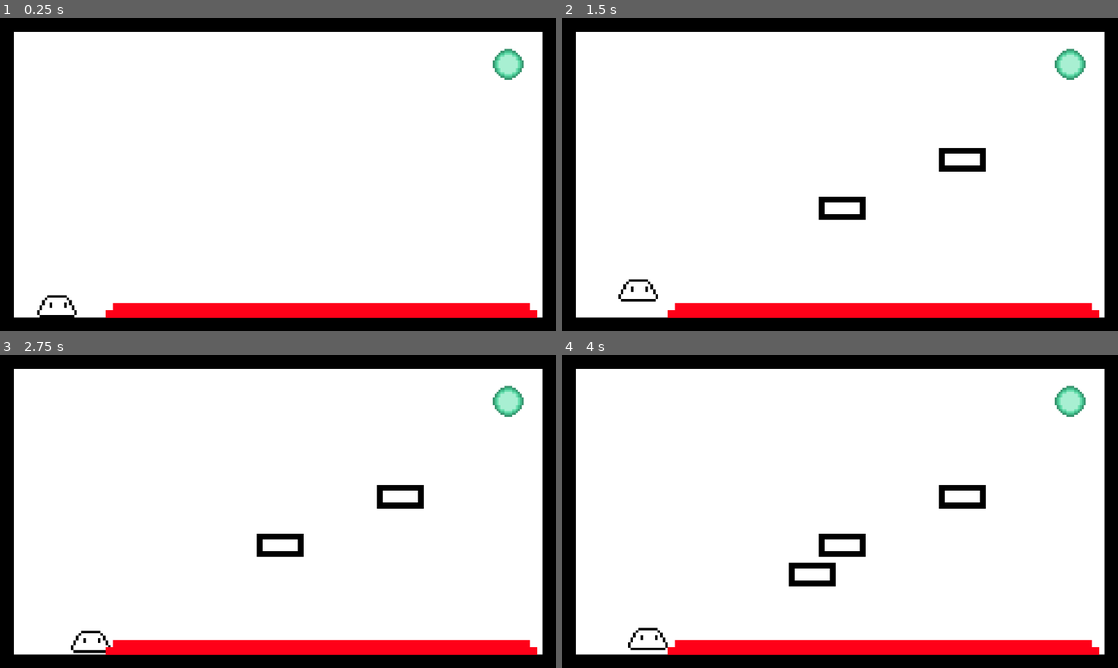
Above: before the commit, frames 1-4 (two rows, left to right).
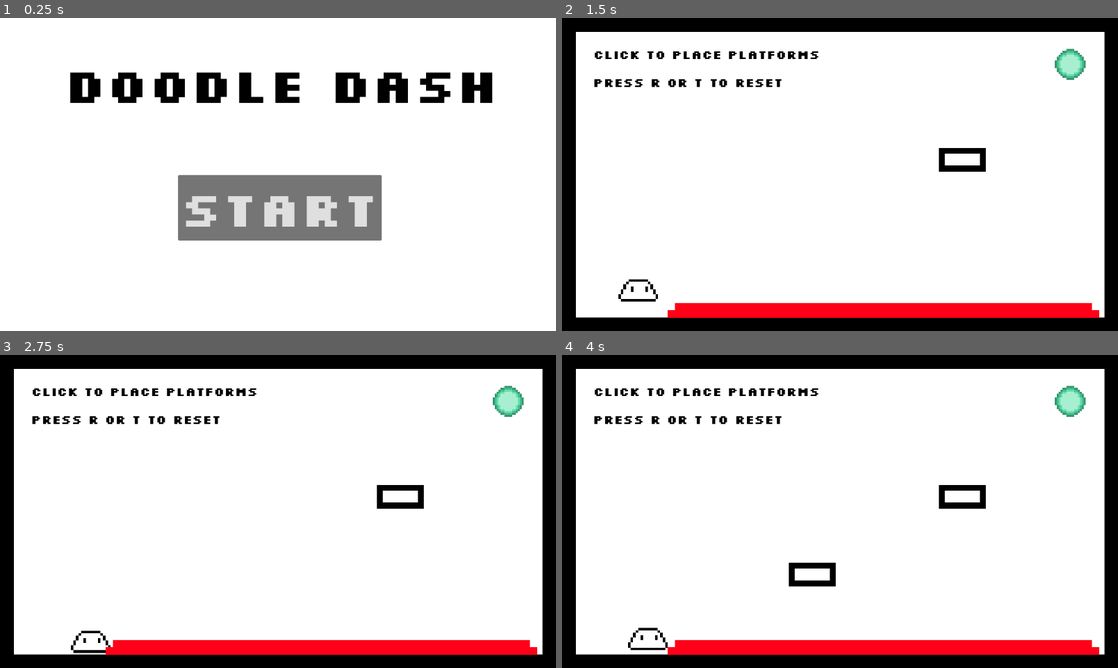
Above: after the commit, the same moments.

Repository: FireEntity1/doodle-dash
Game: Godot game, scene res://levels/title.tscn
Same seed, same stepped clock (60 frames per second), same inputs: the game is played once before the commit and once after it. Before the commit the project starts from res://levels/level1.tscn.
Inputs (mouse positions are in pixels of both pictures, inside the frame that each line leads up to):
- Up to frame 1 (0.25 s): no input
- Up to frame 2 (1.5 s): click (840, 208) at 0.5 s, where only the run after the commit has a clickable "START"; tap Enter at 1.25 s; move the mouse to (962, 158) at 1.27 s; hold D (right) from 1.28 s (still down); tap S (slam) at 1.35 s; click (962, 158) at 1.42 s
- Up to frame 3 (2.75 s): keep holding D (right); tap Space (jump) at 1.52, 2.27 s; tap Enter at 2 s; move the mouse to (166, 527) at 2.02 s; tap S (slam) at 2.1 s
- Up to frame 4 (4 s): tap Enter at 2.75, 3.5 s; move the mouse to (895, 442) at 2.77 s; release D (right) at 2.78 s; hold A (left) 2.78-3.53 s; tap S (slam) at 2.85, 3.6 s; move the mouse to (812, 574) at 3.52 s; hold D (right) from 3.53 s (still down); click (812, 574) at 3.67 s; tap Space (jump) at 3.77 s

The runs differ from the first frame. In frame 1, 29% of the frame differs, in the area x 0-100%, y 0-100%; in frame 2, 1.4%; in frame 3, 1.4%; in frame 4, 1.4%.

Commit message:
Title/Endscreen, Music, Finished levels

Diff:
--- /dev/null
+++ b/assets/theme.tres
@@ -0,0 +1,7 @@
+[gd_resource type="Theme" load_steps=2 format=3 uid="uid://bsw0gdvs7hfw"]
+
+[ext_resource type="FontFile" uid="uid://cntjrmi0lir88" path="res://assets/Silkscreen-Bold.ttf" id="1_jq3oq"]
+
+[resource]
+default_font = ExtResource("1_jq3oq")
+default_font_size = 100
--- a/components/ball.tscn
+++ b/components/ball.tscn
@@ -1,6 +1,6 @@
 [gd_scene load_steps=4 format=3 uid="uid://reeihtsiv7ao"]
 
-[ext_resource type="Texture2D" uid="uid://2f4ks7sg6byg" path="res://sprites/deathBall.png" id="1_151qg"]
+[ext_resource type="Texture2D" uid="uid://2f4ks7sg6byg" path="res://assets/deathBall.png" id="1_151qg"]
 [ext_resource type="Script" path="res://scripts/ball.gd" id="1_f3rsm"]
 
 [sub_resource type="CircleShape2D" id="CircleShape2D_i5n4q"]
--- a/components/base-bg.tscn
+++ b/components/base-bg.tscn
@@ -1,7 +1,7 @@
 [gd_scene load_steps=5 format=3 uid="uid://bv7rb008ohib4"]
 
 [ext_resource type="Script" path="res://scripts/spawn.gd" id="1_jedbq"]
-[ext_resource type="Texture2D" uid="uid://dcn67n4jxn10k" path="res://sprites/bg.png" id="1_jhxkn"]
+[ext_resource type="Texture2D" uid="uid://dcn67n4jxn10k" path="res://assets/bg.png" id="1_jhxkn"]
 
 [sub_resource type="SegmentShape2D" id="SegmentShape2D_5ftxb"]
 b = Vector2(0, 720)
--- a/components/deadzone.tscn
+++ b/components/deadzone.tscn
@@ -1,6 +1,6 @@
 [gd_scene load_steps=4 format=3 uid="uid://tlp040a7lsyw"]
 
-[ext_resource type="Texture2D" uid="uid://b5psdmjel871o" path="res://sprites/death.png" id="1_a08hl"]
+[ext_resource type="Texture2D" uid="uid://b5psdmjel871o" path="res://assets/death.png" id="1_a08hl"]
 [ext_resource type="Script" path="res://scripts/deadzone.gd" id="1_ho8p4"]
 
 [sub_resource type="RectangleShape2D" id="RectangleShape2D_fyux8"]
--- a/components/deadzoneLong.tscn
+++ b/components/deadzoneLong.tscn
@@ -1,7 +1,7 @@
 [gd_scene load_steps=4 format=3 uid="uid://be43774vddut6"]
 
 [ext_resource type="Script" path="res://scripts/deadzone.gd" id="1_8td5g"]
-[ext_resource type="Texture2D" uid="uid://dj61lwbktylr0" path="res://sprites/deathLong.png" id="1_si1sl"]
+[ext_resource type="Texture2D" uid="uid://dj61lwbktylr0" path="res://assets/deathLong.png" id="1_si1sl"]
 
 [sub_resource type="RectangleShape2D" id="RectangleShape2D_cl4pu"]
 size = Vector2(176.723, 11.1974)
--- a/components/deathPlatform.tscn
+++ b/components/deathPlatform.tscn
@@ -1,6 +1,6 @@
 [gd_scene load_steps=4 format=3 uid="uid://bus8nw4d1db74"]
 
-[ext_resource type="Texture2D" uid="uid://dp17baqnjqb4m" path="res://sprites/deathPlatform.png" id="1_1qy0l"]
+[ext_resource type="Texture2D" uid="uid://dp17baqnjqb4m" path="res://assets/deathPlatform.png" id="1_1qy0l"]
 [ext_resource type="Script" path="res://scripts/deadzone.gd" id="1_r7eni"]
 
 [sub_resource type="RectangleShape2D" id="RectangleShape2D_df0o6"]
--- a/components/endCoin.tscn
+++ b/components/endCoin.tscn
@@ -1,7 +1,7 @@
 [gd_scene load_steps=4 format=3 uid="uid://s2owvlljyh8x"]
 
 [ext_resource type="Script" path="res://scripts/endCoin.gd" id="1_56rev"]
-[ext_resource type="Texture2D" uid="uid://b3eqroamqd70y" path="res://sprites/endCoin.png" id="1_d05ng"]
+[ext_resource type="Texture2D" uid="uid://b3eqroamqd70y" path="res://assets/endCoin.png" id="1_d05ng"]
 
 [sub_resource type="CircleShape2D" id="CircleShape2D_e0liu"]
 radius = 8.0
--- /dev/null
+++ b/components/musicplayer.tscn
@@ -0,0 +1,9 @@
+[gd_scene load_steps=2 format=3 uid="uid://dmsvxqjturp2q"]
+
+[ext_resource type="AudioStream" uid="uid://b3r2ji42lnrq0" path="res://assets/music.mp3" id="1_mdsse"]
+
+[node name="musicplayer" type="Node2D"]
+
+[node name="player" type="AudioStreamPlayer2D" parent="."]
+stream = ExtResource("1_mdsse")
+autoplay = true
--- a/components/platform.tscn
+++ b/components/platform.tscn
@@ -1,6 +1,6 @@
 [gd_scene load_steps=3 format=3 uid="uid://yr3wflpmf24m"]
 
-[ext_resource type="Texture2D" uid="uid://b8bqlcyasb8a7" path="res://sprites/platform.png" id="1_40p8d"]
+[ext_resource type="Texture2D" uid="uid://b8bqlcyasb8a7" path="res://assets/platform.png" id="1_40p8d"]
 
 [sub_resource type="RectangleShape2D" id="RectangleShape2D_24idr"]
 size = Vector2(16, 8)
--- a/components/player.tscn
+++ b/components/player.tscn
@@ -1,6 +1,6 @@
 [gd_scene load_steps=4 format=3 uid="uid://b2oxusq21igbr"]
 
-[ext_resource type="Texture2D" uid="uid://blqi7143i5a1a" path="res://sprites/player.png" id="1_6s3fm"]
+[ext_resource type="Texture2D" uid="uid://blqi7143i5a1a" path="res://assets/player.png" id="1_6s3fm"]
 [ext_resource type="Script" path="res://scripts/player.gd" id="1_nq2ho"]
 
 [sub_resource type="RectangleShape2D" id="RectangleShape2D_4sa0v"]
--- /dev/null
+++ b/levels/end.tscn
@@ -0,0 +1,20 @@
+[gd_scene load_steps=2 format=3 uid="uid://cfjcn3gas5mjt"]
+
+[ext_resource type="Theme" uid="uid://bsw0gdvs7hfw" path="res://assets/theme.tres" id="1_etme7"]
+
+[node name="end" type="Node2D"]
+
+[node name="bg" type="ColorRect" parent="."]
+offset_right = 1155.0
+offset_bottom = 649.0
+
+[node name="title" type="Label" parent="."]
+offset_left = 112.0
+offset_top = 195.0
+offset_right = 1052.0
+offset_bottom = 454.0
+theme = ExtResource("1_etme7")
+theme_override_colors/font_color = Color(0, 0, 0, 1)
+text = "Thank you
+for playing!"
+horizontal_alignment = 1
--- a/levels/level1.tscn
+++ b/levels/level1.tscn
@@ -1,9 +1,10 @@
-[gd_scene load_steps=5 format=3 uid="uid://cjqtdsj3p14yx"]
+[gd_scene load_steps=6 format=3 uid="uid://cjqtdsj3p14yx"]
 
 [ext_resource type="PackedScene" uid="uid://bv7rb008ohib4" path="res://components/base-bg.tscn" id="1_no45u"]
 [ext_resource type="PackedScene" uid="uid://b2oxusq21igbr" path="res://components/player.tscn" id="2_sb7ms"]
 [ext_resource type="PackedScene" uid="uid://s2owvlljyh8x" path="res://components/endCoin.tscn" id="3_papm0"]
 [ext_resource type="PackedScene" uid="uid://be43774vddut6" path="res://components/deadzoneLong.tscn" id="4_6v35u"]
+[ext_resource type="Theme" uid="uid://bsw0gdvs7hfw" path="res://assets/theme.tres" id="5_cfm0m"]
 
 [node name="level1" type="Node2D"]
 
@@ -21,3 +22,23 @@
 
 [node name="deadzoneLong2" parent="." instance=ExtResource("4_6v35u")]
 position = Vector2(867, 567)
+
+[node name="Label" type="Label" parent="."]
+offset_left = 65.0
+offset_top = 59.0
+offset_right = 539.0
+offset_bottom = 92.0
+theme = ExtResource("5_cfm0m")
+theme_override_colors/font_color = Color(0, 0, 0, 1)
+theme_override_font_sizes/font_size = 25
+text = "Click to place platforms"
+
+[node name="Label2" type="Label" parent="."]
+offset_left = 64.0
+offset_top = 117.0
+offset_right = 538.0
+offset_bottom = 150.0
+theme = ExtResource("5_cfm0m")
+theme_override_colors/font_color = Color(0, 0, 0, 1)
+theme_override_font_sizes/font_size = 25
+text = "Press r or t to reset"
--- a/levels/level11.tscn
+++ b/levels/level11.tscn
@@ -1,8 +1,10 @@
-[gd_scene load_steps=4 format=3 uid="uid://fap80vojgwfx"]
+[gd_scene load_steps=6 format=3 uid="uid://fap80vojgwfx"]
 
 [ext_resource type="PackedScene" uid="uid://bv7rb008ohib4" path="res://components/base-bg.tscn" id="1_ku57h"]
 [ext_resource type="PackedScene" uid="uid://b2oxusq21igbr" path="res://components/player.tscn" id="2_afkfe"]
 [ext_resource type="PackedScene" uid="uid://yr3wflpmf24m" path="res://components/platform.tscn" id="3_kreek"]
+[ext_resource type="PackedScene" uid="uid://bus8nw4d1db74" path="res://components/deathPlatform.tscn" id="4_k0me3"]
+[ext_resource type="PackedScene" uid="uid://s2owvlljyh8x" path="res://components/endCoin.tscn" id="5_oyg0n"]
 
 [node name="level11" type="Node2D"]
 position = Vector2(0, 1)
@@ -14,3 +16,30 @@
 
 [node name="Platform" parent="." instance=ExtResource("3_kreek")]
 position = Vector2(81, 141)
+
+[node name="deathPlatform" parent="." instance=ExtResource("4_k0me3")]
+position = Vector2(294, 306)
+
+[node name="deathPlatform2" parent="." instance=ExtResource("4_k0me3")]
+position = Vector2(559, 104)
+
+[node name="deathPlatform3" parent="." instance=ExtResource("4_k0me3")]
+position = Vector2(114, 406)
+
+[node name="deathPlatform4" parent="." instance=ExtResource("4_k0me3")]
+position = Vector2(435, 498)
+
+[node name="deathPlatform5" parent="." instance=ExtResource("4_k0me3")]
+position = Vector2(682, 238)
+
+[node name="deathPlatform6" parent="." instance=ExtResource("4_k0me3")]
+position = Vector2(705, 554)
+
+[node name="deathPlatform7" parent="." instance=ExtResource("4_k0me3")]
+position = Vector2(838, 126)
+
+[node name="deathPlatform8" parent="." instance=ExtResource("4_k0me3")]
+position = Vector2(983, 507)
+
+[node name="coin" parent="." instance=ExtResource("5_oyg0n")]
+position = Vector2(1033, 147)
--- /dev/null
+++ b/levels/level12.tscn
@@ -0,0 +1,39 @@
+[gd_scene load_steps=7 format=3 uid="uid://b4nhjfh76kjjs"]
+
+[ext_resource type="PackedScene" uid="uid://bv7rb008ohib4" path="res://components/base-bg.tscn" id="1_kc2bv"]
+[ext_resource type="PackedScene" uid="uid://b2oxusq21igbr" path="res://components/player.tscn" id="2_mqx8n"]
+[ext_resource type="PackedScene" uid="uid://cm2m7t0d5jxmk" path="res://components/ballspawner.tscn" id="3_01ig3"]
+[ext_resource type="PackedScene" uid="uid://s2owvlljyh8x" path="res://components/endCoin.tscn" id="4_rs37m"]
+[ext_resource type="PackedScene" uid="uid://tlp040a7lsyw" path="res://components/deadzone.tscn" id="5_eqfwf"]
+[ext_resource type="PackedScene" uid="uid://bus8nw4d1db74" path="res://components/deathPlatform.tscn" id="6_2vmtb"]
+
+[node name="level12" type="Node2D"]
+
+[node name="Base-bg" parent="." instance=ExtResource("1_kc2bv")]
+
+[node name="Player" parent="." instance=ExtResource("2_mqx8n")]
+position = Vector2(1074, 592)
+
+[node name="ballspawner" parent="." instance=ExtResource("3_01ig3")]
+position = Vector2(766, -107)
+
+[node name="ballspawner2" parent="." instance=ExtResource("3_01ig3")]
+position = Vector2(577, -158)
+
+[node name="ballspawner3" parent="." instance=ExtResource("3_01ig3")]
+position = Vector2(383, -207)
+
+[node name="ballspawner4" parent="." instance=ExtResource("3_01ig3")]
+position = Vector2(206, -257)
+
+[node name="coin" parent="." instance=ExtResource("4_rs37m")]
+position = Vector2(69, 580)
+
+[node name="deadZone" parent="." instance=ExtResource("5_eqfwf")]
+position = Vector2(790, 591)
+
+[node name="deadZone3" parent="." instance=ExtResource("5_eqfwf")]
+position = Vector2(229, 591)
+
+[node name="deathPlatform" parent="." instance=ExtResource("6_2vmtb")]
+position = Vector2(515, 375)
--- /dev/null
+++ b/levels/level13.tscn
@@ -0,0 +1,33 @@
+[gd_scene load_steps=7 format=3 uid="uid://dfw54ssc7qq6"]
+
+[ext_resource type="PackedScene" uid="uid://bv7rb008ohib4" path="res://components/base-bg.tscn" id="1_wy5vc"]
+[ext_resource type="PackedScene" uid="uid://b2oxusq21igbr" path="res://components/player.tscn" id="2_pd6np"]
+[ext_resource type="PackedScene" uid="uid://be43774vddut6" path="res://components/deadzoneLong.tscn" id="3_vi6ek"]
+[ext_resource type="PackedScene" uid="uid://bus8nw4d1db74" path="res://components/deathPlatform.tscn" id="4_tgptm"]
+[ext_resource type="PackedScene" uid="uid://cm2m7t0d5jxmk" path="res://components/ballspawner.tscn" id="5_acg51"]
+[ext_resource type="PackedScene" uid="uid://s2owvlljyh8x" path="res://components/endCoin.tscn" id="6_ywymm"]
+
+[node name="level13" type="Node2D"]
+
+[node name="Base-bg" parent="." instance=ExtResource("1_wy5vc")]
+
+[node name="Player" parent="." instance=ExtResource("2_pd6np")]
+position = Vector2(76, 587)
+
+[node name="deadzoneLong" parent="." instance=ExtResource("3_vi6ek")]
+position = Vector2(395, 566)
+
+[node name="deathPlatform" parent="." instance=ExtResource("4_tgptm")]
+position = Vector2(569, 468)
+
+[node name="deathPlatform2" parent="." instance=ExtResource("4_tgptm")]
+position = Vector2(1037, 456)
+
+[node name="ballspawner" parent="." instance=ExtResource("5_acg51")]
+position = Vector2(801, -127)
+
+[node name="ballspawner2" parent="." instance=ExtResource("5_acg51")]
+position = Vector2(866, -127)
+
+[node name="coin" parent="." instance=ExtResource("6_ywymm")]
+position = Vector2(1070, 582)
--- a/levels/level2.tscn
+++ b/levels/level2.tscn
@@ -6,6 +6,7 @@
 [ext_resource type="PackedScene" uid="uid://tlp040a7lsyw" path="res://components/deadzone.tscn" id="4_nq0l8"]
 [ext_resource type="PackedScene" uid="uid://cm2m7t0d5jxmk" path="res://components/ballspawner.tscn" id="5_2mqs5"]
 [ext_resource type="PackedScene" uid="uid://be43774vddut6" path="res://components/deadzoneLong.tscn" id="6_cxf0b"]
+[ext_resource type="Theme" uid="uid://bsw0gdvs7hfw" path="res://assets/theme.tres" id="7_qcw2f"]
 
 [node name="level2" type="Node2D"]
 position = Vector2(12, 1)
@@ -42,3 +43,13 @@
 
 [node name="deadzoneLong" parent="." instance=ExtResource("6_cxf0b")]
 position = Vector2(854, 563)
+
+[node name="Label2" type="Label" parent="."]
+offset_left = 336.0
+offset_top = 51.0
+offset_right = 1072.0
+offset_bottom = 84.0
+theme = ExtResource("7_qcw2f")
+theme_override_colors/font_color = Color(0, 0, 0, 1)
+theme_override_font_sizes/font_size = 25
+text = "Press s, down, or ctrl to ground slam"
--- a/levels/level3.tscn
+++ b/levels/level3.tscn
@@ -6,6 +6,7 @@
 [ext_resource type="PackedScene" uid="uid://cm2m7t0d5jxmk" path="res://components/ballspawner.tscn" id="4_af0r6"]
 [ext_resource type="PackedScene" uid="uid://be43774vddut6" path="res://components/deadzoneLong.tscn" id="5_5w11l"]
 [ext_resource type="PackedScene" uid="uid://s2owvlljyh8x" path="res://components/endCoin.tscn" id="6_13xtc"]
+[ext_resource type="Theme" uid="uid://bsw0gdvs7hfw" path="res://assets/theme.tres" id="7_bmm38"]
 
 [node name="level3" type="Node2D"]
 
@@ -37,3 +38,13 @@
 
 [node name="coin" parent="." instance=ExtResource("6_13xtc")]
 position = Vector2(66, 539)
+
+[node name="Label2" type="Label" parent="."]
+offset_left = 53.0
+offset_top = 58.0
+offset_right = 527.0
+offset_bottom = 91.0
+theme = ExtResource("7_bmm38")
+theme_override_colors/font_color = Color(0, 0, 0, 1)
+theme_override_font_sizes/font_size = 25
+text = "Enjoy!"
--- /dev/null
+++ b/levels/title.gd
@@ -0,0 +1,15 @@
+extends Node2D
+
+
+# Called when the node enters the scene tree for the first time.
+func _ready():
+	pass # Replace with function body.
+
+
+# Called every frame. 'delta' is the elapsed time since the previous frame.
+func _process(delta):
+	pass
+
+
+func _on_button_button_up():
+	get_tree().change_scene_to_file("res://levels/level1.tscn")
--- /dev/null
+++ b/levels/title.tscn
@@ -0,0 +1,30 @@
+[gd_scene load_steps=3 format=3 uid="uid://cjmfr0haodxeu"]
+
+[ext_resource type="Theme" uid="uid://bsw0gdvs7hfw" path="res://assets/theme.tres" id="1_atuyq"]
+[ext_resource type="Script" path="res://levels/title.gd" id="1_ow2q2"]
+
+[node name="title" type="Node2D"]
+script = ExtResource("1_ow2q2")
+
+[node name="bg" type="ColorRect" parent="."]
+offset_right = 1155.0
+offset_bottom = 649.0
+
+[node name="Button" type="Button" parent="."]
+offset_left = 369.0
+offset_top = 325.0
+offset_right = 791.0
+offset_bottom = 461.0
+theme = ExtResource("1_atuyq")
+text = "START"
+
+[node name="title" type="Label" parent="."]
+offset_left = 133.0
+offset_top = 73.0
+offset_right = 1037.0
+offset_bottom = 201.0
+theme = ExtResource("1_atuyq")
+theme_override_colors/font_color = Color(0, 0, 0, 1)
+text = "Doodle Dash"
+
+[connection signal="button_up" from="Button" to="." method="_on_button_button_up"]
--- a/project.godot
+++ b/project.godot
@@ -11,9 +11,13 @@
 [application]
 
 config/name="Doodle Dash"
-run/main_scene="res://levels/level1.tscn"
+run/main_scene="res://levels/title.tscn"
 config/features=PackedStringArray("4.2", "GL Compatibility")
 config/icon="res://icon.svg"
+
+[autoload]
+
+Musicplayer="*res://components/musicplayer.tscn"
 
 [display]
 
--- a/scripts/endCoin.gd
+++ b/scripts/endCoin.gd
@@ -13,4 +13,7 @@
 
 func _on_area_body_entered(body):
 	if body is CharacterBody2D:
-		get_tree().change_scene_to_file("res://levels/level"+ str(level+1) + ".tscn")
+		if level == 13:
+			get_tree().change_scene_to_file("res://levels/end.tscn")
+		else:
+			get_tree().change_scene_to_file("res://levels/level"+ str(level+1) + ".tscn")
Binary file added: assets/Silkscreen-Bold.ttf
Not shown, added: assets/Silkscreen-Bold.ttf.import
Renamed: sprites/bg.png -> assets/bg.png
Not shown, changed: assets/bg.png.import
Renamed: sprites/death.png -> assets/death.png
Not shown, changed: assets/death.png.import
Renamed: sprites/deathBall.png -> assets/deathBall.png
Not shown, changed: assets/deathBall.png.import
Renamed: sprites/deathLong.png -> assets/deathLong.png
Not shown, changed: assets/deathLong.png.import
Renamed: sprites/deathPlatform.png -> assets/deathPlatform.png
Not shown, changed: assets/deathPlatform.png.import
(and 10 more such lines)
